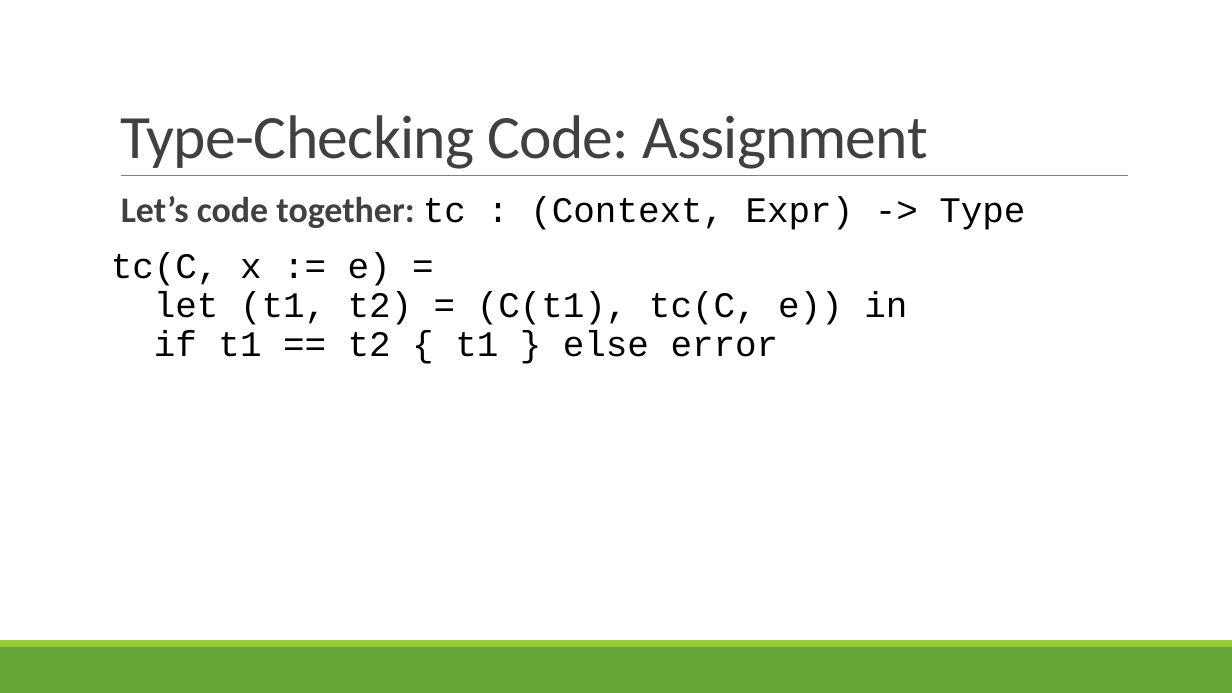
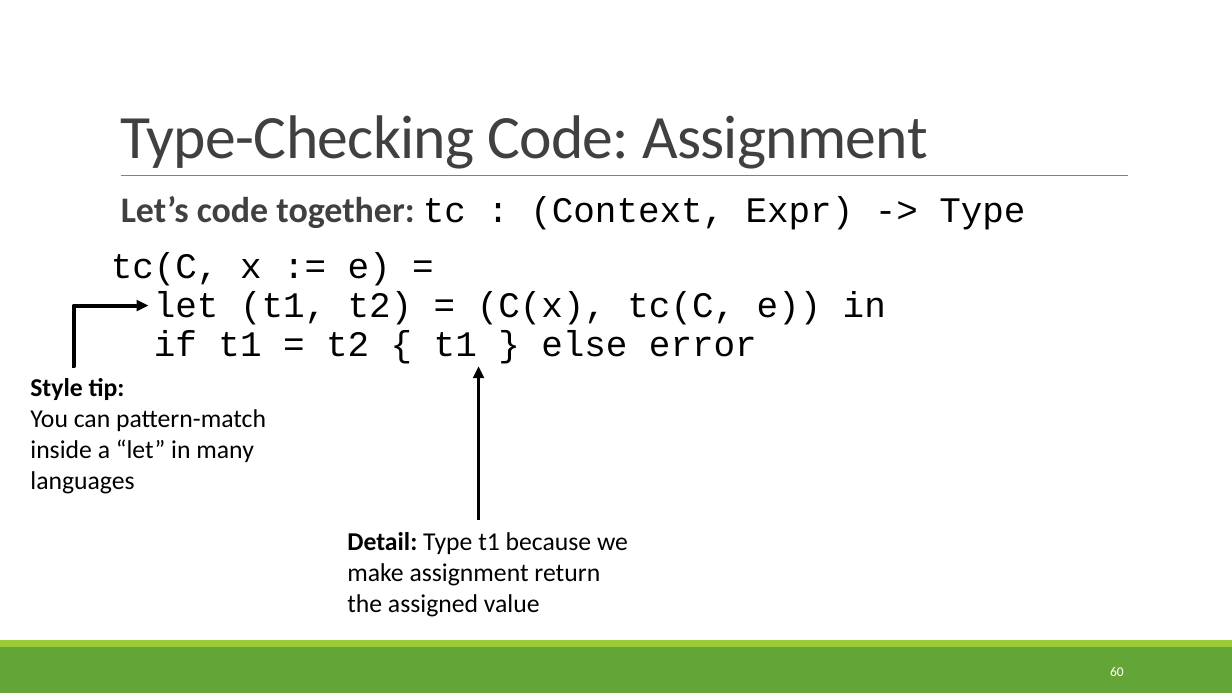
Before and after one commit to rbohrer/pl-course, a slide deck: slide 60 of LectureSlides/07Types.pptx (slide 61 before the commit). Drawn at 1232x693 pixels with LibreOffice and Linux fonts; fonts in the diff are those of the drawing. Boxes give left, top, right and bottom in pixels: in the first picture for what was removed or moved away, otherwise in the second. Text is boxed around its words. In the diff, an @@ line names an element or a change of style, - is before the commit and + after.

```diff
--- a/LectureSlides/07Types.pptx
+++ b/LectureSlides/07Types.pptx
@@ text at (x1=111, y1=253, x2=886, y2=357): text changed @@
-tc(C, x := e) =
-let (t1, t2) = (C(t1), tc(C, e)) in
-if t1 == t2 { t1 } else error
+tc(C, x := e) =
+let (t1, t2) = (C(x), tc(C, e)) in
+if t1 = t2 { t1 } else error
@@ elbow arrow added from (72, 367) to (148, 306), #000000 3 pt @@
@@ text added at (x1=30, y1=378, x2=266, y2=494), 20 pt, text #000000 @@
+Style tip:
+You can pattern-match inside a “let” in many languages
@@ arrow added from (479, 520) to (479, 367), #000000 3 pt @@
@@ text added at (x1=347, y1=532, x2=628, y2=617), 20 pt, text #000000 @@
+Detail: Type t1 because we make assignment return the assigned value
@@ page number added at (x1=1110, y1=667, x2=1124, y2=676), 10.5 pt, text #FFFFFF @@
+60
```
Also in this commit, not shown: 70 other slides changed, 1 slide removed.
